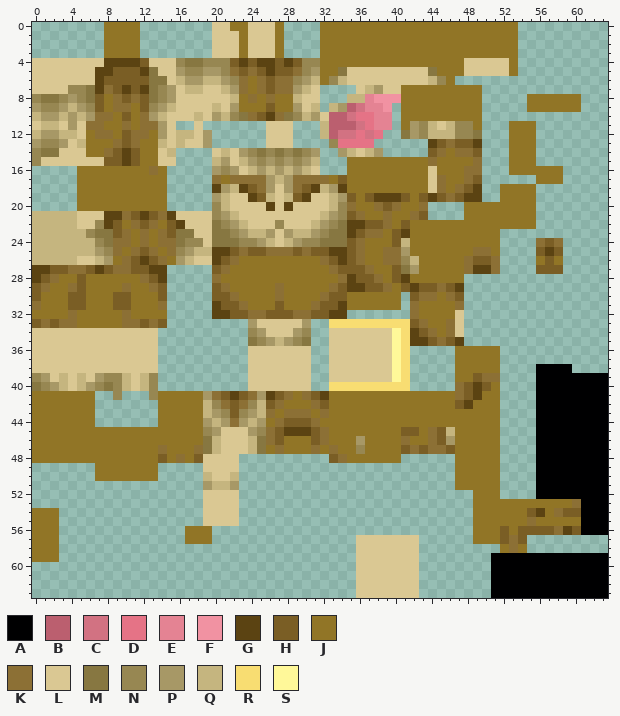
Pixel-art sprite, stored at assets/omni_extras/textures/models/aliens/alien_110/opticoid_skin_prototype.png. Above: the version before the commit.
The file is 64x64 pixels.
Palette (. is transparent): A #000001  B #bb5f6f  C #d27282  D #e57386  E #e48393  F #f192a2  G #5b4312  H #7a5e25  J #917526  K #8c7035  L #dac893  M #877741  N #978752  P #a79866  Q #c5b57f  R #f8dd72  S #fff899
Pixels before (only the part around the change), first column x 0:
 0 ........JJJJ........LLJJLLLJ....JJJJJJJJJJJJJJJJJJJJJJ..........
 1 ........JJJJ........LLLJLLLJ....JJJJJJJJJJJJJJJJJJJJJJ..........
 2 ........JJJJ........LLLJLLLJ....JJJJJJJJJJJJJJJJJJJJJJ..........
 3 ........JJJJ........LLLJLLLJ....JJJJJJJJJJJJJJJJJJJJJJ..........
 4 LLLLLLLLGGGGHLLLNMMNNNHGHGGHGHNNJJJJJJJJJJJJJJJJLLLLLJ..........
 5 LLLLLLLGGHHHGMLLPNNPPNKHKHGHHKNPJJMLLLLLLLLLMJJJLLLLLJ..........
 6 LLLLLLLGHHHHHMMLQPPQQPNKJKHKKNPQJNQLLLLLLLLLQNJ.................
 7 LLLLNNMGKHGHGMNPLQQLLQPKJKHKKPQL....LQPLLJJJJJJJJJ..............
 8 NMMNPNMHJKHKHMNPLLLLLLQJKJKJJQLL...QQEFFFJJJJJJJJJ.....JJJJJJ...
 9 PNNPQPNHJKKJHNPQLLLLQLPJJJHJJPLQ.QPBCEEF.JJJJJJJJJ.....JJJJJJ...
10 QPPQPQPKKJHJKPQLLLQLPQNMKHGKMNQPLBBCDDEE.JJJJJJJJJ..............
11 LQQLPLKKJJKJKKPL..L.......LLL...QBBBCDEE.JPNQLQNNJ...JJJ........
12 QPPQQLJKKJHKKJPLQQLP......LLL...QBCCDCD..MPNQQQNNM...JJJ........
13 PNNPLQJJJKHKJJQLQLLP......LLL....NDDDD......GHKHHG...JJJ........
14 NMMLLLJJKHGHJJLQ....LQLPNMNMNMNP..PQLQP.....HKJKKH...JJJ........
15 NLLLLLLLHHGHJJLL....QPLQPNPNPNPQ...JJJJJJJJJKJJJJK...JJJ........
16 .....JJJJJJJJKJ.....PNPLQPQPQPQL...JJJJJJJJJLJJJKK...JJJJJJ.....
17 .....JJJJJJJJJJ.....KJKKKKPQPKKKKJHJJJJJJJJJLKJJKH......JJJ.....
18 .....JJJJJJJJJJ.....GPQGHKPLPKHGQPGJJJJJJJJJLKJKHG..JJJJ........
19 .....JJJJJJJJJJ.....PQLLGHQLQHGLLQPHJHGGGHJHGHKHGG..JJJJ........
20 .....JJJJJJJJJJ.....NQLLLLGLGLLLLQNKJJKHKJJK....JJJJJJJJ........
21 QQQQQLLLGGKHGHKGLLLLNPQLLLLLLLLLQPNHKJJKJJKH....JJJJJJJJ........
22 QQQQQLLNGHJKHKJHGLLLMNPQLLLNLLLQPNMGGHHKJHJJJJJJJJJJJJJJ........
23 QQQQQQNMMHKJKJKHMMLLMMNPQQPLPQQPNMMGHKKJHGJJJJJJJJJJ............
24 QQQQQQQNMKKJKJKKMNNLMMMNNPQLQPNNMMMHKJJJHQJJJJJJJJJJ....KHK.....
25 QQQQQQQPNKJKHKJKNPQQGGHKHHKKKHKHHGGHKJJKKPJJJJJJJKKJ....HGH.....
26 QQQQQLLQPJKHGHKJPQLLGHKJJJJJJJJJKHGHKJJKKNQJJJJJKHHK....JHJ.....
27 GGHHKKHGHKKHHGG.....HKJJJJJJJJJJJKHHHKJJHMPJJJJJKGGK....HHH.....
28 GHKJJHJJJJJJKHG.....KJJJJJJJJJJJJJKGHHKJHGJJJJJJ................
29 HKJJKHJJJJKJJKH.....HKJJJJJKJJJJJKHGGHHKJHGHHKHG................
30 HJJJHHJJJHHJJJH.....HHKJJJJKJJJJKHHJJJJJJ.HKKJKH................
31 KJJJHHJJJHHJJJK.....GHHKJJJHJJJKHHGJJJJJJ.KJJJJK................
32 JJJJKJJJJJKJJJJ.....GGHHKKHHHKKHHGG.......KJJJJL................
33 HKHKKJJJJJKKHKH.........PLLLLLP..RRRRRRRRRHKJJKL................
34 LLLLLLLLLLLLLL..........NPLLLPN..LLLLLLLSRGHKJKL................
35 LLLLLLLLLLLLLL..........MNPQPNM..LLLLLLLSRGGHKHG................
36 LLLLLLLLLLLLLL..........LLLLLLL..LLLLLLLSR.....JJJJJ............
37 LLLLLLLLLLLLLL..........LLLLLLL..LLLLLLLSR.....JJJJJ............
38 LLLLLLLLLLLLLL..........LLLLLLL..LLLLLLLSR.....JJJJJ....AAAA....
39 NPLQLQLPNNQLQN..........LLLLLLL..LLLLLLLSR.....JJHKK....AAAAAAAA
40 MNPQLQPNMNQLQN..........LLLLLLL..RRRRRRRRR.....KHGHJ....AAAAAAAA
41 JJJJJJJ..N...NJJJJJPKHGHKPGHKJKHGJJJJJJJJJJJJJJKHGJJ....AAAAAAAA
42 JJJJJJJ.......JJJJJQNKHKNQHKJJJKHJJJJJJJJJJJJJJHGJJJ....AAAAAAAA
43 JJJJJJJ.......JJJJJQPNHNPQKJKKKJKJJJJJJJJJJJJJJJJJJJ....AAAAAAAA
44 JJJJJJJ.......JJJJJPQPKPQPJKHHHKJJJJJJJJJJJJJJJJJJJJ....AAAAAAAA
45 JJJJJJJJJJJJJJJJJJJNPLLLPNKHGGGHKJJJJJJJJHHJKHQJJJJJ....AAAAAAAA
46 JJJJJJJJJJJJJJJJJJJMQLLLQMKHJJJHKJJJPJJJJKJJKHPJJJJJ....AAAAAAAA
47 JJJJJJJJJJJJJJKJJJKMQLLLQMJKJJJKJKJJNJJJJHKHKKHJJJJJ....AAAAAAAA
48 JJJJJJJJJJJJJJHJKJHLLLL..........HKJJJJJJ......JJJJJ....AAAAAAAA
49 .......JJJJJJJ.....LLLL........................JJJJJ....AAAAAAAA
50 .......JJJJJJJ.....QLLQ........................JJJJJ....AAAAAAAA
51 ...................PQQP........................JJJJJ....AAAAAAAA
52 ...................LLLL..........................JJJ....AAAAAAAA
53 ...................LLLL..........................JJJJJJJJJJJKAAA
54 JJJ................LLLL..........................JJJJJJHGJKHHAAA
55 JJJ................LLLL..........................JJJJJJKJJJJJAAA
56 JJJ..............JJJ.............................JJJHJHHHHKGHAAA
57 JJJ..............JJJ................LLLLLLL......JJJHKH.........
58 JJJ.................................LLLLLLL.........JKJ.........
59 JJJ.................................LLLLLLL........AAAAAAAAAAAAA
60 ....................................LLLLLLL........AAAAAAAAAAAAA
61 ....................................LLLLLLL........AAAAAAAAAAAAA
62 ....................................LLLLLLL........AAAAAAAAAAAAA
63 ....................................LLLLLLL........AAAAAAAAAAAAA
The result:
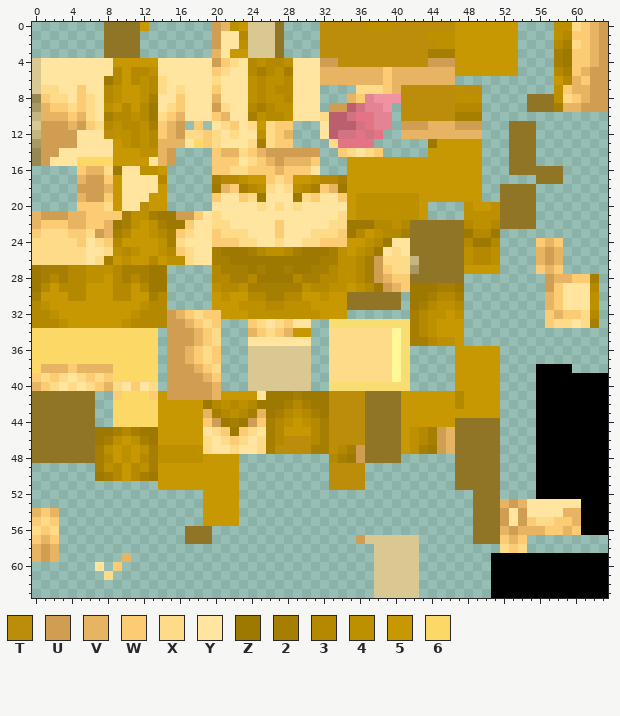
Colours new in this view: T #bc8d0b  U #d09e52  V #e7b463  W #fbcc74  X #fedb89  Y #ffe5a0  Z #9e7902  2 #a67f02  3 #b48900  4 #bd9000  5 #c79801  6 #fcd967
The edit:
Changed rows in their new state; - is an unchanged pixel.
first column x 0:
 0 ------------5-------UV45--------TTTTT444TTTTTTT5555555----44XWVU
 1 --------------------UYY3--------TTTTTTTTTTTT4445555555----43WWVU
 2 --------------------UYY4--------TTTTTTTTTTTTT445555555----32XWVU
 3 --------------------VY55--------TTTTTTTTTTTT2225555555----2ZWWVU
 4 -YYYYYYYY55555YYYYYYUWXY34334YYYUUTTTTTTTTTTUUU5555555----2ZWWVU
 5 -YYYYYYYY35334YYYYYYWXYY32342YYYVVVVVVVWVVVVVVV5555555----32WVUU
 6 -YYYYYYYZ35343XYYYYYXYYY43443YYYVVVVVVVWVVVVVVV-----------53VWUU
 7 -XXYYWYY345543XYXYYYWYYY43433YYY----XXXWVTTTTTT4TT--------4WVVUU
 8 -WXXYWXY345542YYWYYYVYYY43443YYY---VW----TTTTTT444--------4XWVUU
 9 -VWWXWXY45353ZYXWYYYUXYY32344YYY-UU------TTTTTT333--------2VVUUU
10 -VVVWVXY23343ZXWVYYYWVYY24334YYYX--------TTTTTT222--------------
11 -UUUVUWX343342WVU-W-YXWYX5XWW---Y--------UUUVVVUUU--------------
12 -UUUUYYYT44343WVUXXWXYXYY4XWV---Y--------VVVVVVVVV--------------
13 -UUUUYYYY54343VVVY6WXYYYX2XWW----X----------Z55555--------------
14 -UUYYYYYY55544VU----WVVXWVUUUUUU--WXYXW-----555555--------------
15 -UYYY66665555YVU----WWWYXWVUVVVW---555555555555555--------------
16 -----WVVXZYY445-----WWXXWWWVWWWY---555555555555555--------------
17 -----VUUW5YYYY3-----233455WXW554332555555555555555--------------
18 -----UUUV5YYYY5-----ZVW234XYX432WVZ555555555555555--------------
19 -----VUUW5YYY55-----WYYWXZYYYZXWYYW544444445555555--------------
20 -----WWWX5YYT55-----YYYYYXYXYXYYYYY544444445----4554------------
21 VUUUVVWWWW2442ZZUUWYXYYYYYYYYYYYYYX544444445----4444------------
22 VWWWVVWWVZ24542ZZWYYXXYYYYYWYYYYYXXZZZ3343------3443------------
23 WXXXWWXUV2355432WXYYWXXXYYYWYYYXXXWZ354332------Z33Z------------
24 XXXXXWYXW3555542XYYYWWWXXYYXYYXXWWW5543ZYY------3ZZ3----WVW-----
25 XXXXXXYYX4345543WXYY2ZZZ234432ZZZ24543ZYXY------4334----VUV-----
26 XXXXXXYX254553544XYY22ZZZZZZZZZZ224432UXXX------4334----VUV-----
27 Z222334443222ZZ-----3222Z2ZZ2ZZ2234432UWXX------5555----WVW-----
28 Z232334453232ZZ-----33223ZZZZ322334432UVWW---------------UVVWW2-
29 Z353335553353ZZ-----433422222243344543ZUVWZZZ22Z---------UWYYY3-
30 255533555335523-----545533223355455-------ZZ2332---------VWYYY4-
31 345555555555433-----555444334445555-------Z23443---------VWYYY4-
32 334555555554333UVWXWW55544444444555-------234454---------WVWWX3-
33 333455555543333UUVWXW---WXYXWYY-----------234555---------WXXYX2-
34 66666666666666-UUUVWX---VWXWV55--XXXXXXX--234555----------------
35 66666666666666-UUUVWX---YYYYYYY--XXXXXXX--223445----------------
36 66666666666666-UUVWXW------------XXXXXXX-------55555------------
37 66666666666666-UUVWXW------------XXXXXXX-------55555------------
38 6VVVWVVVV66666-UUUVWX------------XXXXXXX-------55555------------
39 WXWXYXWXW66666-UUUUVW------------XXXXXXX-------55555------------
40 VWXYXYXWVXYWYX-UUUUUV--------------------------55555------------
41 ---------W666W5UUUUUV5555YZZZ2ZZZTTTT----55555535555------------
42 ---------6666655555Z34343ZZZ232ZZTTTT----55555535555------------
43 ---------6666655555V23432VZ23432ZTTTT----55555555555------------
44 ---------6666655555WUZ2ZUW2345432TTTT----555555-----------------
45 -------ZZ232ZZ55555YXWZWXY2355532TTTT----5432UV-----------------
46 -------Z24542Z55555XYXWXYX23TTT32TTTT----5432UV-----------------
47 -------245454244444XYYXYYX2TTTT22432U----542ZUV-----------------
48 -------2354532444445555----------32ZU---------------------------
49 -------2435342555555555----------TTTT---------------------------
50 -------Z23532Z555555555----------TTTT---------------------------
51 --------------555555555----------TTTT---------------------------
52 -------------------5555-----------------------------------------
53 -------------------5555-----------------------------VUVYYYYYY---
54 VWV----------------5555-----------------------------UYUYYYYVV---
55 WXW----------------5555-----------------------------UYUWXXWWV---
56 XWX-------------------------------------------------VUVVVWWVW---
57 WVW---------------------------------U---------------WVW---------
58 VUV---------------------------------..--------------XWX---------
59 VUV-------V-------------------------..--------------------------
60 -------Y-W--------------------------..--------------------------
61 --------X---------------------------..--------------------------
62 ------------------------------------..--------------------------
63 ------------------------------------..--------------------------
